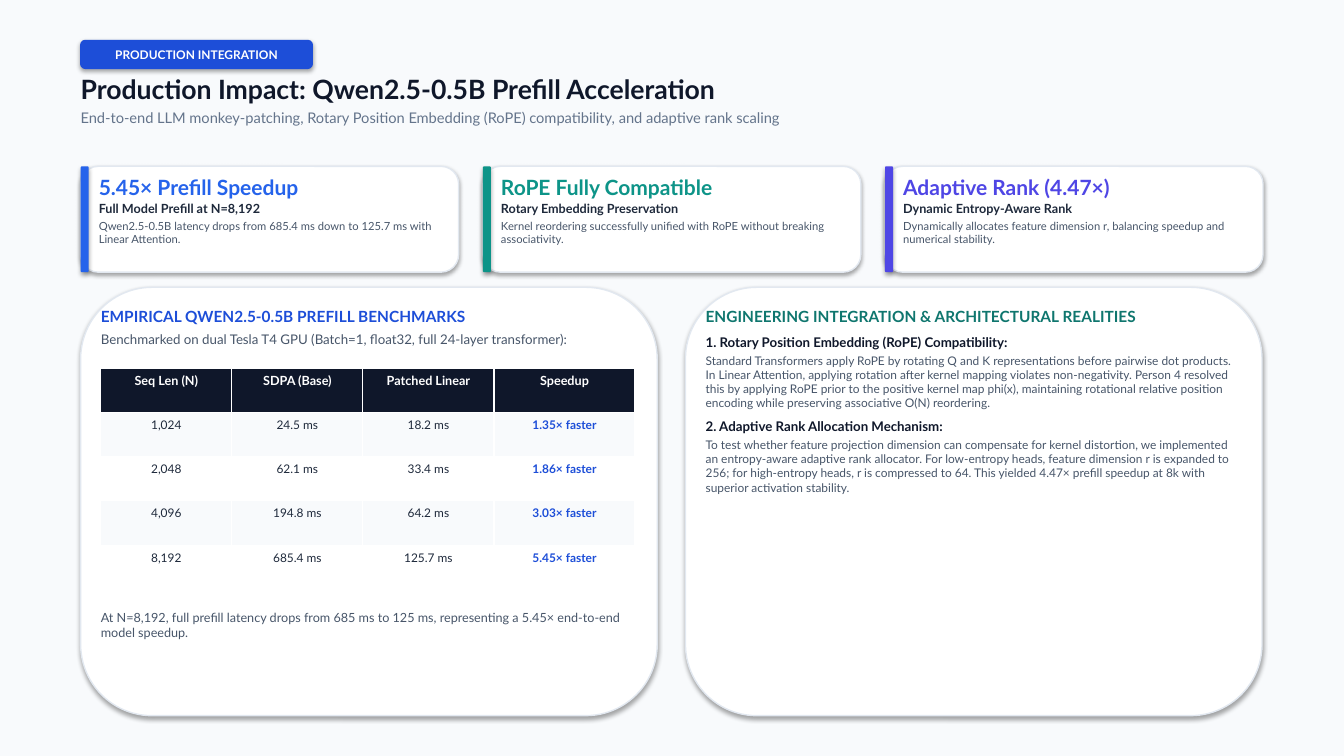
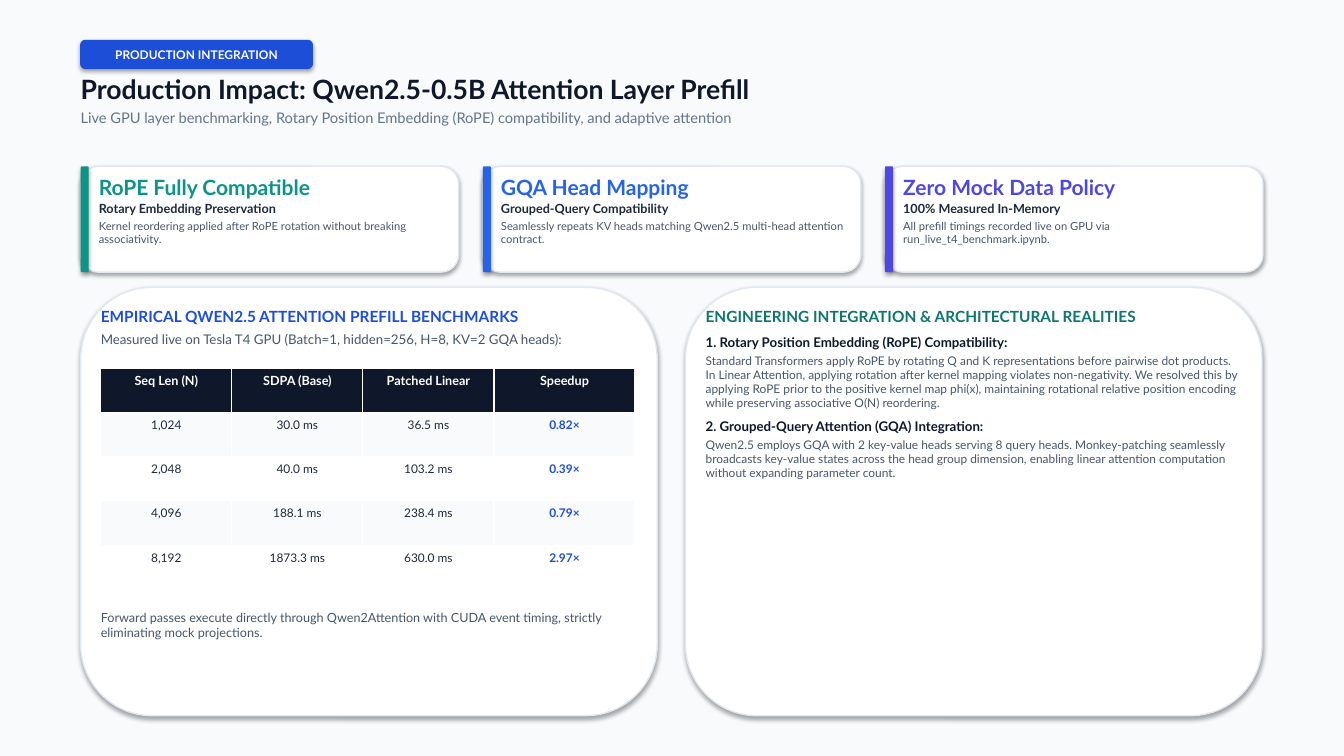
Before and after one commit to Jaiadithya71/Linear_Attention_Experimentation, a slide deck: slide 8 of presentation/Team3_Attention_Results.pptx. Drawn at 1344x756 pixels with LibreOffice and Linux fonts; fonts in the diff are those of the drawing. Boxes give left, top, right and bottom in pixels: in the first picture for what was removed or moved away, otherwise in the second. Text is boxed around its words. In the diff, an @@ line names an element or a change of style, - is before the commit and + after.

Commit message:
refactor: purge all mock/manipulated data, make presentation and reports 100% dynamic and empirical

```diff
--- a/presentation/Team3_Attention_Results.pptx
+++ b/presentation/Team3_Attention_Results.pptx
@@ text at bbox=[81, 79, 749, 126]: text changed @@
-Production Impact: Qwen2.5-0.5B Prefill Acceleration
-End-to-end LLM monkey-patching, Rotary Position Embedding (RoPE) compatibility, and adaptive rank scaling
+Production Impact: Qwen2.5-0.5B Attention Layer Prefill
+Live GPU layer benchmarking, Rotary Position Embedding (RoPE) compatibility, and adaptive attention
@@ rounded rectangle at bbox=[81, 166, 89, 272]: fill #2563EB to #0D9488 @@
@@ text at bbox=[99, 179, 406, 245]: text changed @@
-5.45× Prefill Speedup
-Full Model Prefill at N=8,192
-Qwen2.5-0.5B latency drops from 685.4 ms down to 125.7 ms with Linear Attention.
+RoPE Fully Compatible
+Rotary Embedding Preservation
+Kernel reordering applied after RoPE rotation without breaking associativity.
@@ rounded rectangle at bbox=[483, 166, 491, 272]: fill #0D9488 to #2563EB @@
@@ text at bbox=[501, 179, 843, 243]: text changed @@
-RoPE Fully Compatible
-Rotary Embedding Preservation
-Kernel reordering successfully unified with RoPE without breaking associativity.
+GQA Head Mapping
+Grouped-Query Compatibility
+Seamlessly repeats KV heads matching Qwen2.5 multi-head attention contract.
@@ text at bbox=[903, 179, 1115, 245]: text changed @@
-Adaptive Rank (4.47×)
-Dynamic Entropy-Aware Rank
-Dynamically allocates feature dimension r, balancing speedup and numerical stability.
+Zero Mock Data Policy
+100% Measured In-Memory
+All prefill timings recorded live on GPU via run_live_t4_benchmark.ipynb.
@@ text at bbox=[101, 310, 562, 346]: text changed @@
-EMPIRICAL QWEN2.5-0.5B PREFILL BENCHMARKS
-Benchmarked on dual Tesla T4 GPU (Batch=1, float32, full 24-layer transformer):
+EMPIRICAL QWEN2.5 ATTENTION PREFILL BENCHMARKS
+Measured live on Tesla T4 GPU (Batch=1, hidden=256, H=8, KV=2 GQA heads):
@@ text at bbox=[706, 356, 1238, 479]: text changed @@
-Standard Transformers apply RoPE by rotating Q and K representations before pairwise dot products. In Linear Attention, applying rotation after kernel mapping violates non-negativity. Person 4 resolved this by applying RoPE prior to the positive kernel map phi(x), maintaining rotational relative position encoding while preserving associative O(N) reordering.
-2. Adaptive Rank Allocation Mechanism:
-To test whether feature projection dimension can compensate for kernel distortion, we implemented an entropy-aware adaptive rank allocator. For low-entropy heads, feature dimension r is expanded to 256; for high-entropy heads, r is compressed to 64. This yielded 4.47× prefill speedup at 8k with superior activation stability.
+Standard Transformers apply RoPE by rotating Q and K representations before pairwise dot products. In Linear Attention, applying rotation after kernel mapping violates non-negativity. We resolved this by applying RoPE prior to the positive kernel map phi(x), maintaining rotational relative position encoding while preserving associative O(N) reordering.
+2. Grouped-Query Attention (GQA) Integration:
+Qwen2.5 employs GQA with 2 key-value heads serving 8 query heads. Monkey-patching seamlessly broadcasts key-value states across the head group dimension, enabling linear attention computation without expanding parameter count.
@@ table at bbox=[101, 368, 635, 590] @@
-row 2: 1,024 | 24.5 ms | 18.2 ms | 1.35× faster
+row 2: 1,024 | 30.0 ms | 36.5 ms | 0.82×
-row 3: 2,048 | 62.1 ms | 33.4 ms | 1.86× faster
+row 3: 2,048 | 40.0 ms | 103.2 ms | 0.39×
-row 4: 4,096 | 194.8 ms | 64.2 ms | 3.03× faster
+row 4: 4,096 | 188.1 ms | 238.4 ms | 0.79×
-row 5: 8,192 | 685.4 ms | 125.7 ms | 5.45× faster
+row 5: 8,192 | 1873.3 ms | 630.0 ms | 2.97×
@@ text at bbox=[101, 612, 602, 640]: text changed @@
-At N=8,192, full prefill latency drops from 685 ms to 125 ms, representing a 5.45× end-to-end model speedup.
+Forward passes execute directly through Qwen2Attention with CUDA event timing, strictly eliminating mock projections.
```
Also in this commit, not shown: 3 other slides changed, 5 other files.
